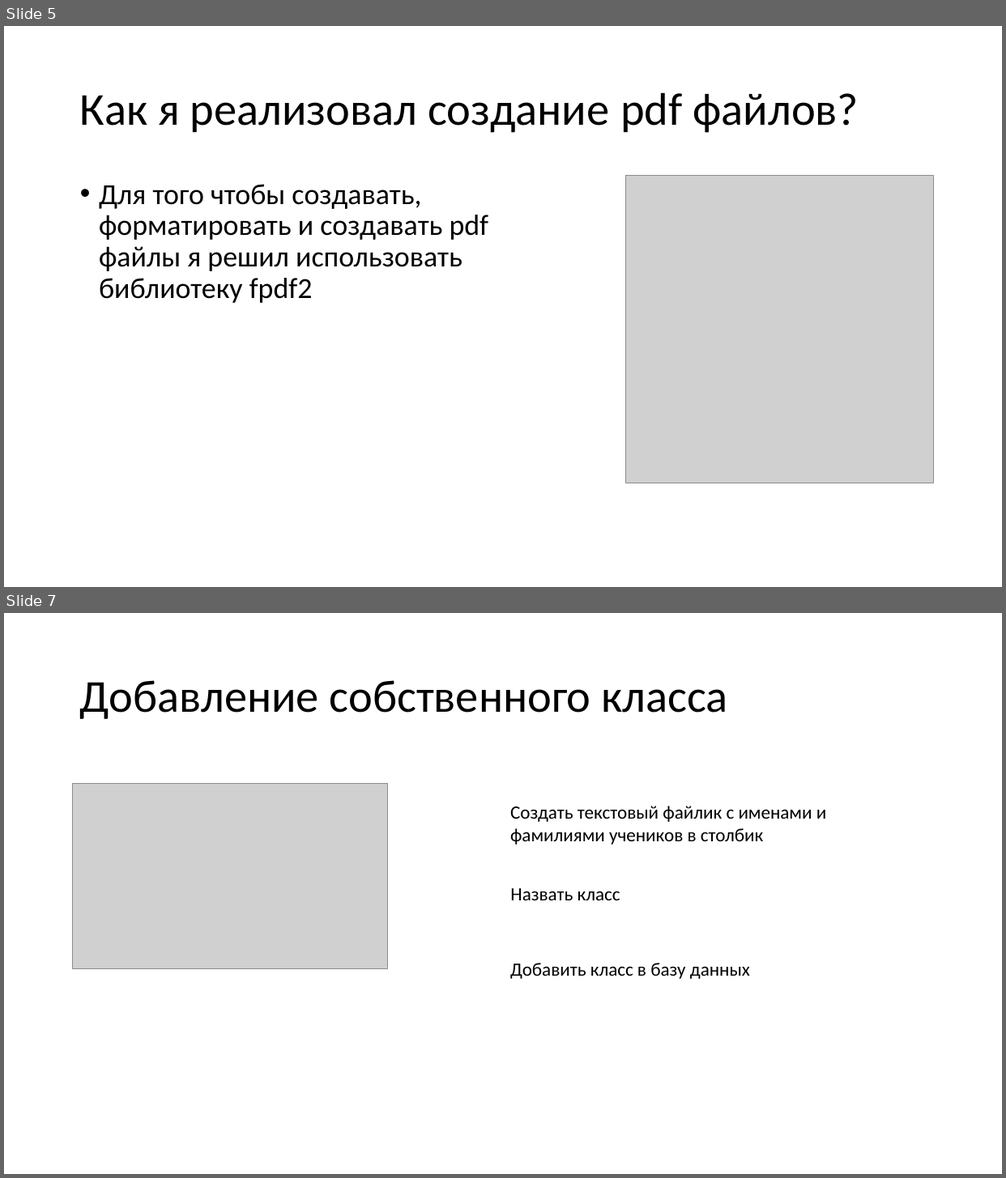
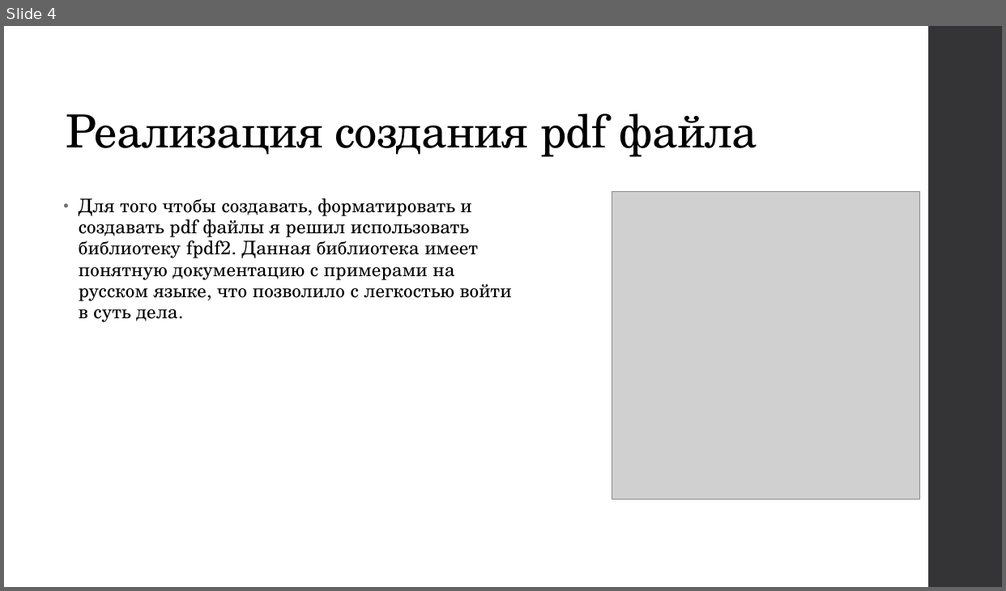
Before and after one commit to Roplik/CBC, a slide deck: python_project.pptx. Shown one above the other, each under a label of ours: slides 5 and 7 before the commit, slide 4 after it; the slides between them are not shown. The pictures are 1006x1178 and 1006x591 pixels, drawn with LibreOffice and Linux fonts; fonts in the diff are those of the drawing; grey boxes stand for pictures. Boxes give left, top, right and bottom in pixels: in the first picture for what was removed or moved away, otherwise in the second. Text is boxed around its words. In the diff, an @@ line names an element or a change of style, - is before the commit and + after.

```diff
--- a/python_project.pptx
+++ b/python_project.pptx
@@ slide 7 removed at (x1=4, y1=613, x2=1002, y2=1174), background #FFFFFF @@
@@ title removed at (x1=80, y1=680, x2=727, y2=719) @@
-Добавление собственного класса
@@ picture removed at (x1=73, y1=784, x2=388, y2=969) @@
@@ text removed at (x1=510, y1=806, x2=826, y2=845) @@
-Создать текстовый файлик с именами и фамилиями учеников в столбик
@@ text removed at (x1=510, y1=888, x2=620, y2=901) @@
-Назвать класс
@@ text removed at (x1=510, y1=963, x2=750, y2=979) @@
-Добавить класс в базу данных
@@ what was slide 5 is now slide 4 @@
@@ slide 4 changed as well @@
@@ rectangle added at (x1=928, y1=26, x2=1002, y2=587), fill #353537 @@
@@ title "Реализация создания pdf файла" at (x1=66, y1=113, x2=758, y2=157): vertical alignment middle to bottom @@
@@ title at (x1=66, y1=113, x2=758, y2=157): text changed; font Calibri to TeX Gyre Schola @@
-Как я реализовал создание pdf файлов?
+Реализация создания pdf файла
@@ picture moved from (x1=626, y1=176, x2=934, y2=484) to (x1=612, y1=191, x2=920, y2=499) @@
@@ text at (x1=79, y1=199, x2=512, y2=322): text changed; size 28 to 18 pt; font Calibri to TeX Gyre Schola @@
-• Для того чтобы создавать, форматировать и создавать pdf файлы я решил использовать библиотеку fpdf2
+• Для того чтобы создавать, форматировать и создавать pdf файлы я решил использовать библиотеку fpdf2. Данная библиотека имеет понятную документацию с примерами на русском языке, что позволило с легкостью войти в суть дела.
```
Also in this commit, not shown: 3 other slides changed, 5 slides added, 3 other slides removed.
